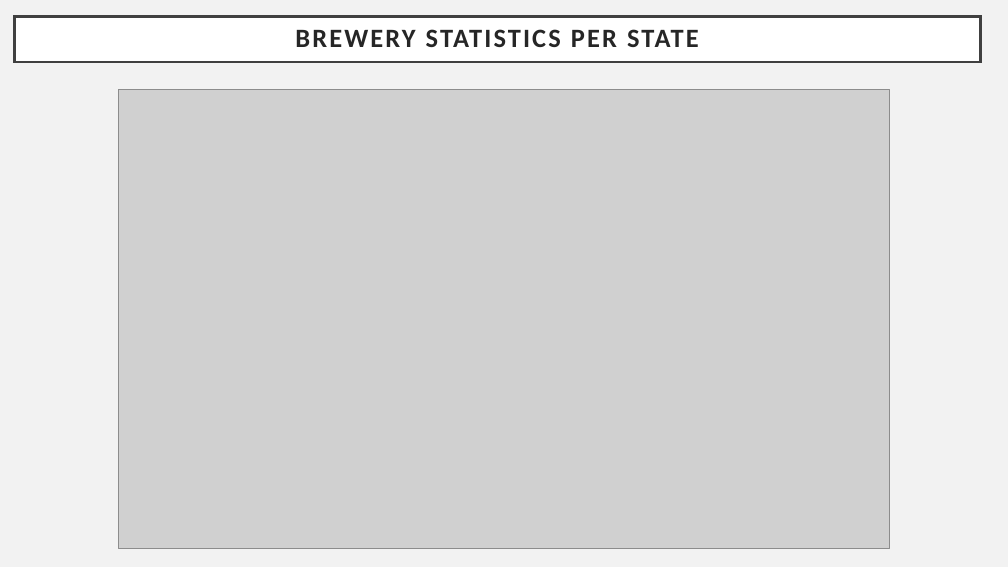
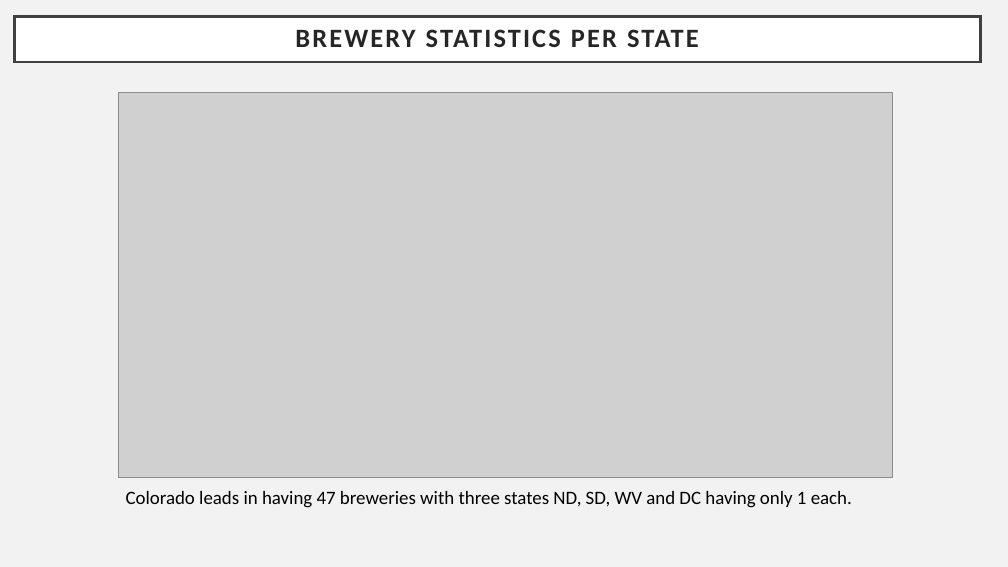
Before and after one commit to bensonnd/DS6306_David_Neil_Project_1, a slide deck: slide 2 of Analysis Presentations/Case Study 1 - David Wei, Neil Benson.pptx. Drawn at 1008x567 pixels with LibreOffice and Linux fonts; fonts in the diff are those of the drawing; grey boxes stand for pictures. Boxes give left, top, right and bottom in pixels: in the first picture for what was removed or moved away, otherwise in the second. Text is boxed around its words. In the diff, an @@ line names an element or a change of style, - is before the commit and + after.

```diff
--- a/Analysis Presentations/Case Study 1 - David Wei, Neil Benson.pptx
+++ b/Analysis Presentations/Case Study 1 - David Wei, Neil Benson.pptx
@@ picture: place and size @@
-picture at <box>118,89,890,549</box>
+picture at <box>118,92,893,477</box>
@@ text added at <box>126,491,852,508</box>, 18 pt, text #000000 @@
+Colorado leads in having 47 breweries with three states ND, SD, WV and DC having only 1 each.
```
Also in this commit, not shown: 5 other slides changed, 4 slides added, 2 slides removed, 2 other files.
